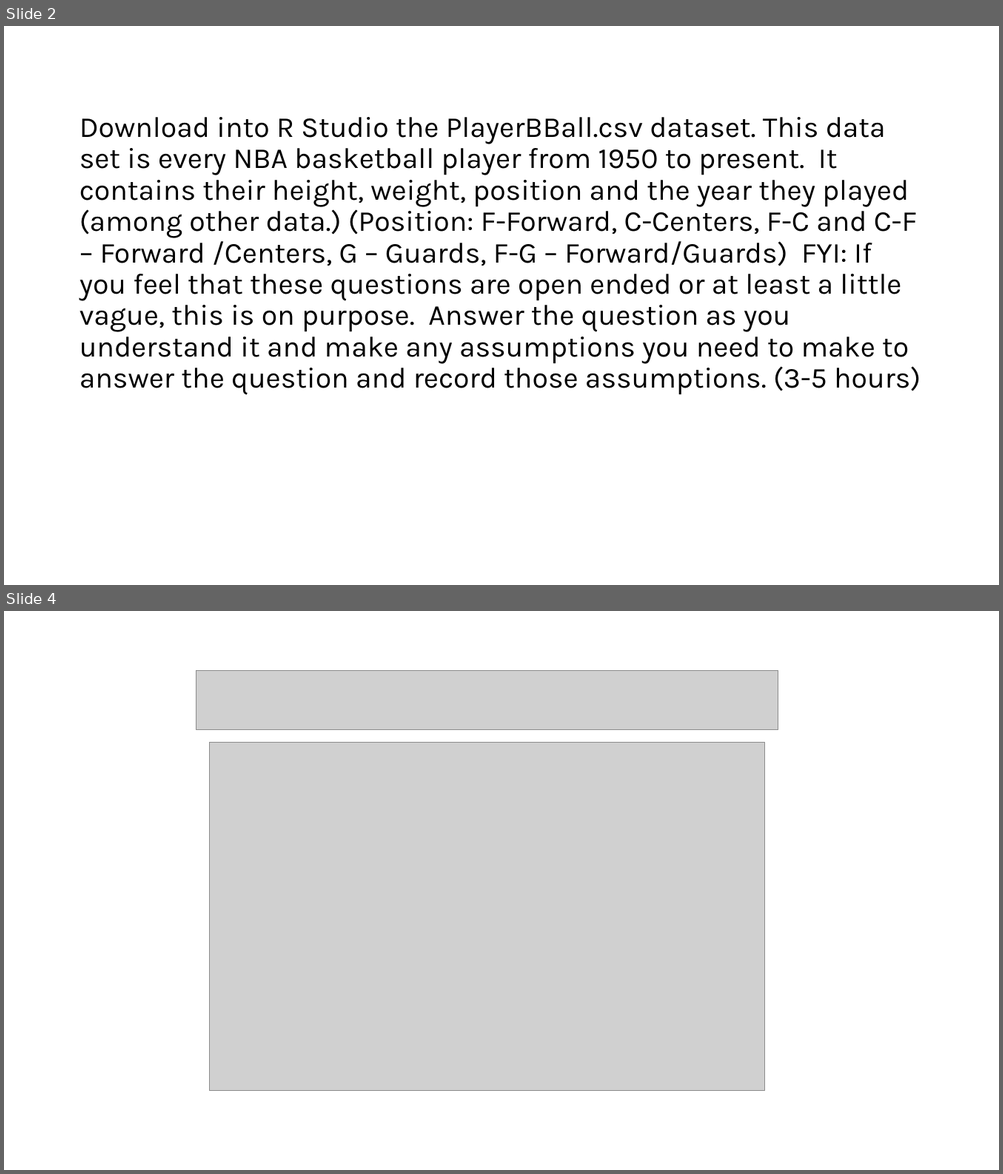
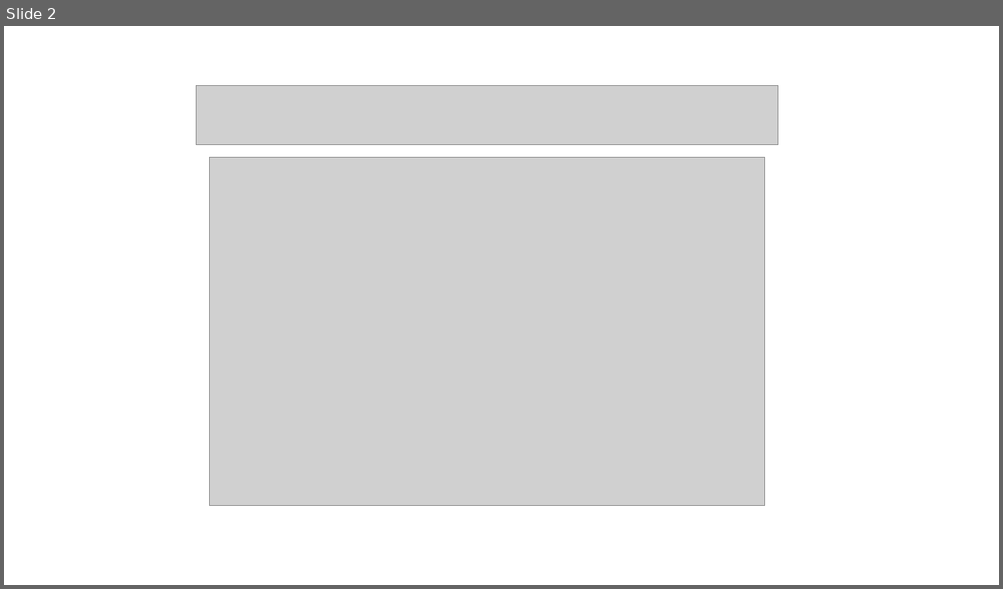
Before and after one commit to Iwestlauer/doing_data_science, a slide deck: Unit 2 Visualization/Isabella_Westlauer_FLS_Unit2.pptx. Shown one above the other, each under a label of ours: slides 2 and 4 before the commit, slide 2 after it; the slides between them are not shown. The pictures are 1003x1174 and 1003x589 pixels, drawn with LibreOffice and Linux fonts; fonts in the diff are those of the drawing; grey boxes stand for pictures. Boxes give left, top, right and bottom in pixels: in the first picture for what was removed or moved away, otherwise in the second. Text is boxed around its words. In the diff, an @@ line names an element or a change of style, - is before the commit and + after.

```diff
--- a/Unit 2 Visualization/Isabella_Westlauer_FLS_Unit2.pptx
+++ b/Unit 2 Visualization/Isabella_Westlauer_FLS_Unit2.pptx
@@ slide 2 removed at box(4, 26, 999, 585), background #FFFFFF @@
@@ title removed at box(79, 117, 920, 395) @@
-Download into R Studio the PlayerBBall.csv dataset. This data set is every NBA basketball player from 1950 to present. It contains their height, weight, position and the year they played (among other data.) (Position: F-Forward, C-Centers, F-C and C-F – Forward /Centers, G – Guards, F-G – Forward/Guards) FYI: If you feel that these questions are open ended or at least a little vague, this is on purpose. Answer the question as you understand it and make any assumptions you need to make to answer the question and record those assumptions. (3-5 hours)
@@ what was slide 4 is now slide 2 @@
```
Also in this commit, not shown: 2 slides changed, 4 slides added, 12 other slides removed, 1 other file.
